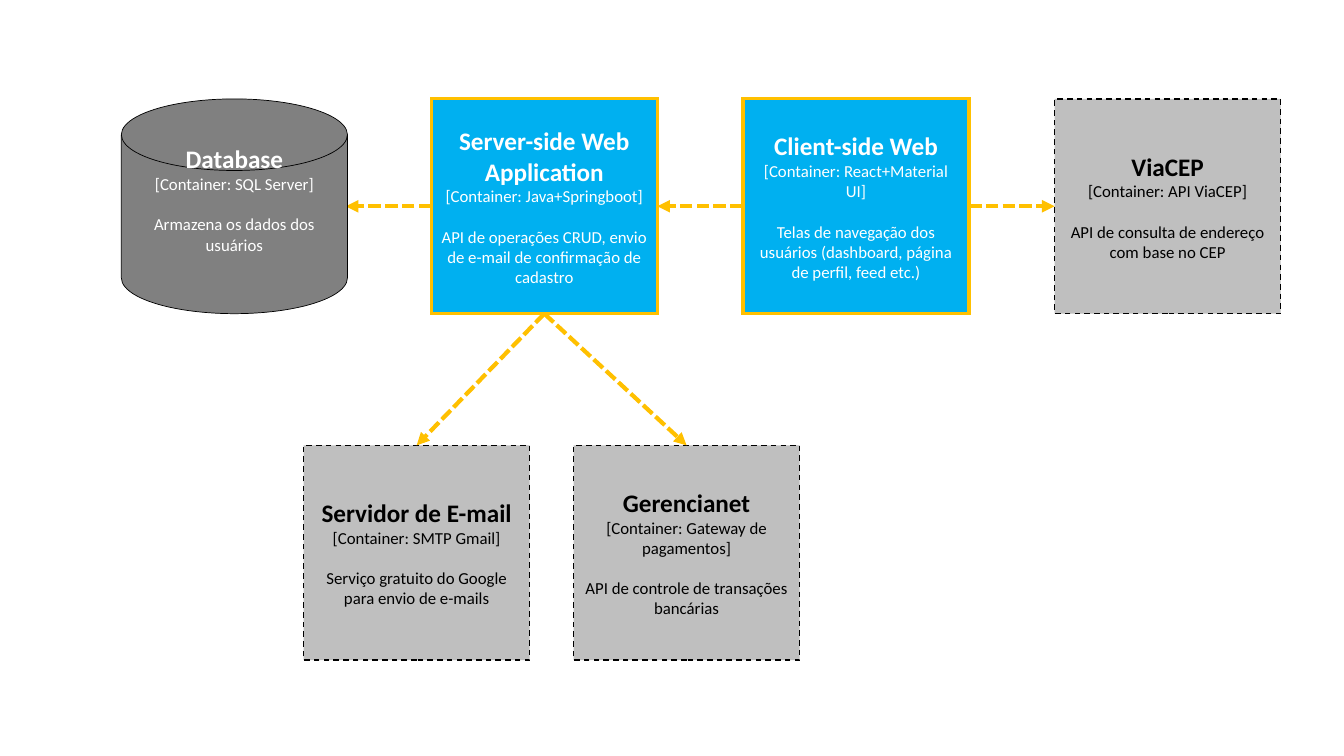
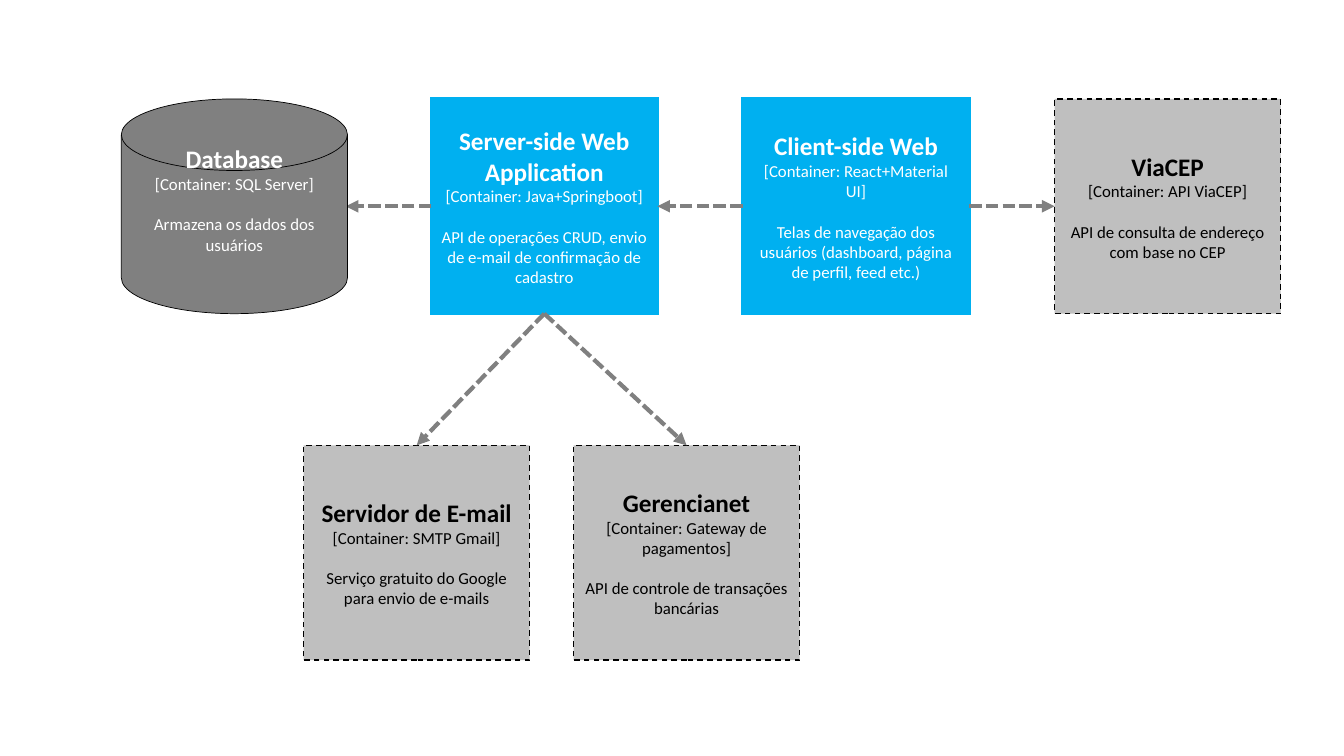
Before and after one commit to acolhe-sp/docs, a slide deck: slide 1 of Desenho de Arquitetura.pptx. Drawn at 1344x756 pixels with LibreOffice and Linux fonts; fonts in the diff are those of the drawing. Boxes give left, top, right and bottom in pixels: in the first picture for what was removed or moved away, otherwise in the second. Text is boxed around its words. In the diff, an @@ line names an element or a change of style, - is before the commit and + after.

```diff
--- a/Desenho de Arquitetura.pptx
+++ b/Desenho de Arquitetura.pptx
@@ rectangle "Server-side Web Application" at (x1=432, y1=99, x2=657, y2=314): outline #FFC000 2.25 pt to #00B0F0 2.25 pt @@
@@ rectangle "Client-side Web" at (x1=743, y1=99, x2=969, y2=314): outline #FFC000 2.25 pt to #00B0F0 2.25 pt @@
@@ arrow (432, 207) - (346, 207): stroke #FFC000 3 pt dashed to #808080 3 pt dashed @@
@@ arrow (743, 207) - (657, 207): stroke #FFC000 3 pt dashed to #808080 3 pt dashed @@
@@ arrow (969, 207) - (1055, 207): stroke #FFC000 3 pt dashed to #808080 3 pt dashed @@
@@ arrow (544, 314) - (416, 446): stroke #FFC000 3 pt dashed to #808080 3 pt dashed @@
@@ arrow (544, 314) - (687, 446): stroke #FFC000 3 pt dashed to #808080 3 pt dashed @@
```
Also in this commit, not shown: 2 other files.
